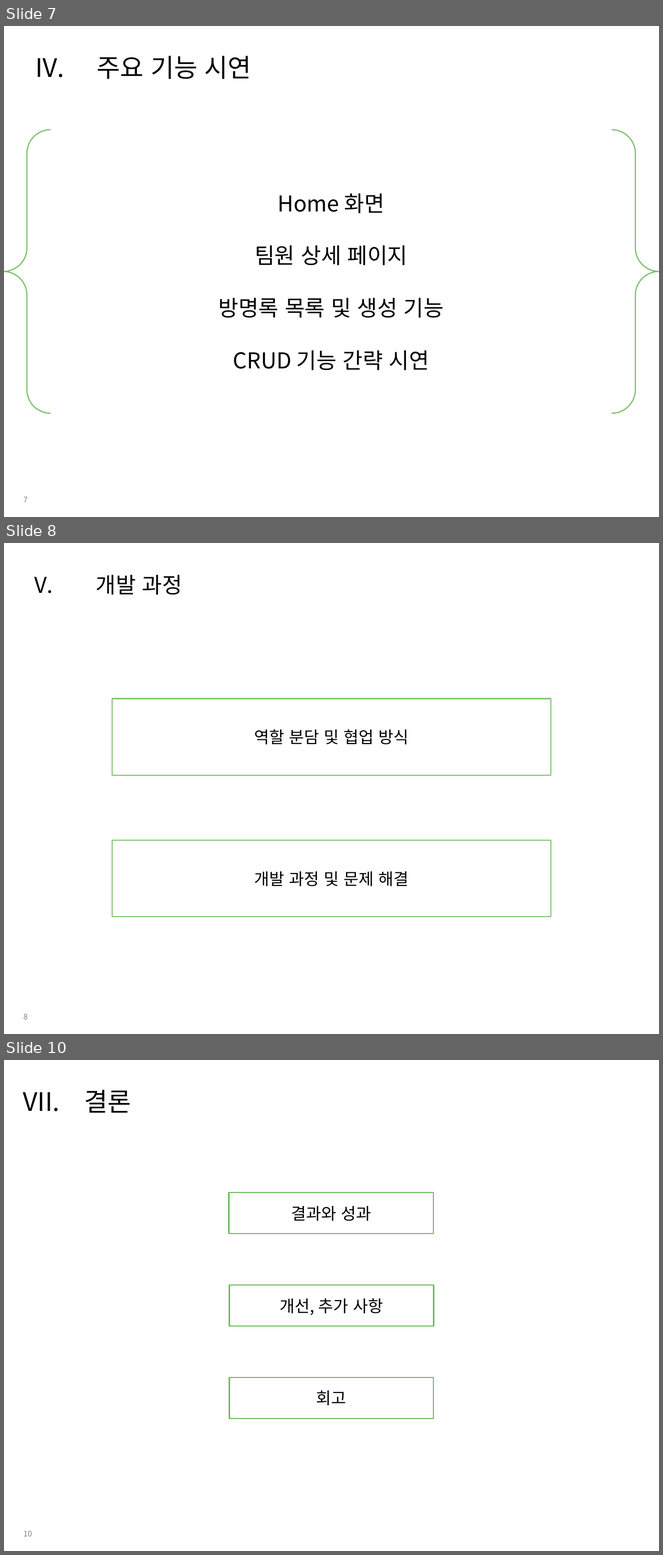
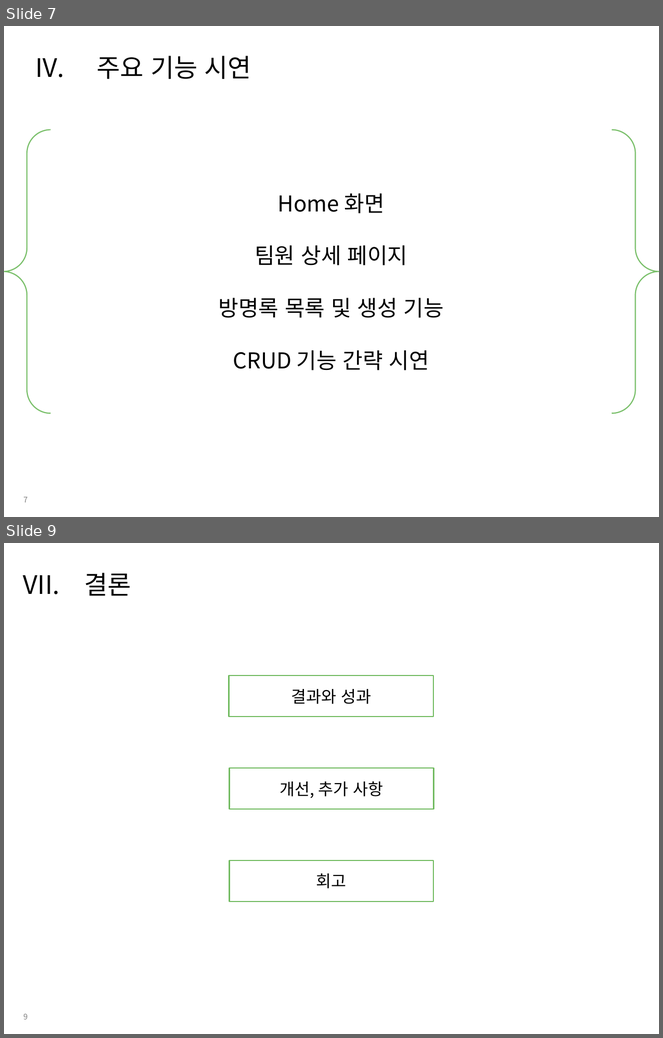
Before and after one commit to sparta-9team/week1, a slide deck: 9조_발표_ppt.pptx. Shown one above the other, each under a label of ours: slides 7, 8 and 10 before the commit, slides 7 and 9 after it; the slides between them are not shown. The pictures are 663x1555 and 663x1038 pixels, drawn with LibreOffice and Linux fonts; fonts in the diff are those of the drawing. Boxes give left, top, right and bottom in pixels: in the first picture for what was removed or moved away, otherwise in the second. Text is boxed around its words. In the diff, an @@ line names an element or a change of style, - is before the commit and + after.

```diff
--- a/9조_발표_ppt.pptx
+++ b/9조_발표_ppt.pptx
@@ slide 8 removed at <box>4,543,659,1034</box>, background #FFFFFF; not listed: 1 template element that a slide beside it also shows @@
@@ title removed at <box>96,575,182,595</box> @@
-V. 개발 과정
@@ rectangle removed at <box>112,699,551,775</box> @@
-역할 분담 및 협업 방식
@@ rectangle removed at <box>112,840,551,917</box> @@
-개발 과정 및 문제 해결
@@ what was slide 10 is now slide 9 @@
@@ page number at <box>23,1014,27,1020</box>: text changed @@
-10
+9
```
Also in this commit, not shown: 1 slide changed, 1 slide added, 1 other slide removed.
